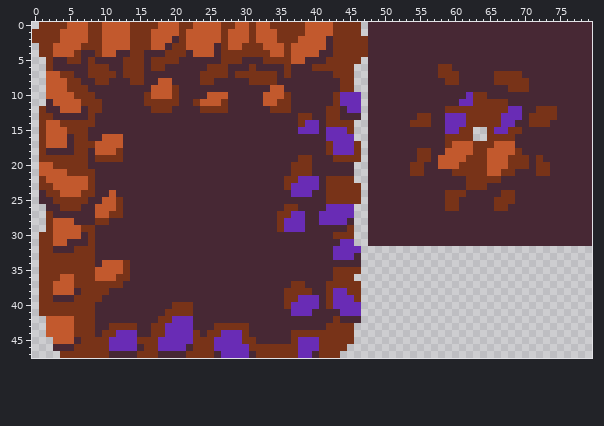
Sprite sheet, stored at media/dirt-tileset.png. The picture above was drawn from the file before the commit.
The file is 80x48 pixels.
New version:
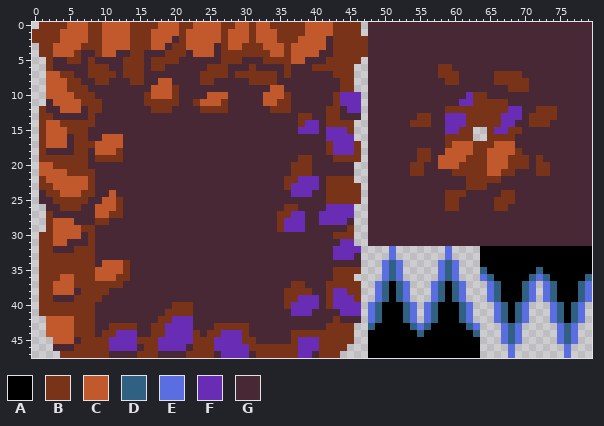
Palette (. is transparent): A #000000  B #783318  C #c2592d  D #306082  E #5b6ee1  F #692cb5  G #472834
The edit:
The edit adds colour A in rows 32 to 34 at x 64 to 79; in row 35 at x 65 to 71 and 73 to 79; in row 36 at x 66 to 70 and 74 to 78; in rows 37 to 39 at x 51, 59, 67 to 69 and 75 to 77; in rows 40 to 42 at x 50 to 52, 58 to 60, 68 and 76; in row 43 at x 49 to 53 and 57 to 61.
The edit adds colour A in row 44 at x 48 to 54 and 56 to 62; in rows 45 to 47 at x 48 to 63.
The edit adds colour D in row 34 at x 51 and 59; in row 35 at x 51, 59, 64 and 72; in row 36 at x 51, 59, 65, 71, 73 and 79; in rows 37 to 39 at x 50, 52, 58, 60, 66, 70, 74 and 78; in rows 40 to 42 at x 49, 53, 57, 61, 67, 69, 75 and 77; in row 43 at x 48, 54, 56, 62, 68 and 76.
The edit adds colour D in row 44 at x 55, 63, 68 and 76; in row 45 at x 68 and 76.
The edit adds colour E in rows 32 to 33 at x 51 and 59; in rows 34 to 35 at x 50, 52, 58 and 60; in row 36 at x 50, 52, 58, 60, 64 and 72; in rows 37 to 39 at x 49, 53, 57, 61, 65, 71, 73 and 79; in rows 40 to 42 at x 48, 54, 56, 62, 66, 70, 74 and 78; in row 43 at x 55, 63, 67, 69, 75 and 77.
The edit adds colour E in rows 44 to 45 at x 67, 69, 75 and 77; in rows 46 to 47 at x 68 and 76.
Boxes around the changes in both pictures, in picture pixels (x1, y1, x2, y2):
added: (368, 246, 592, 358)
